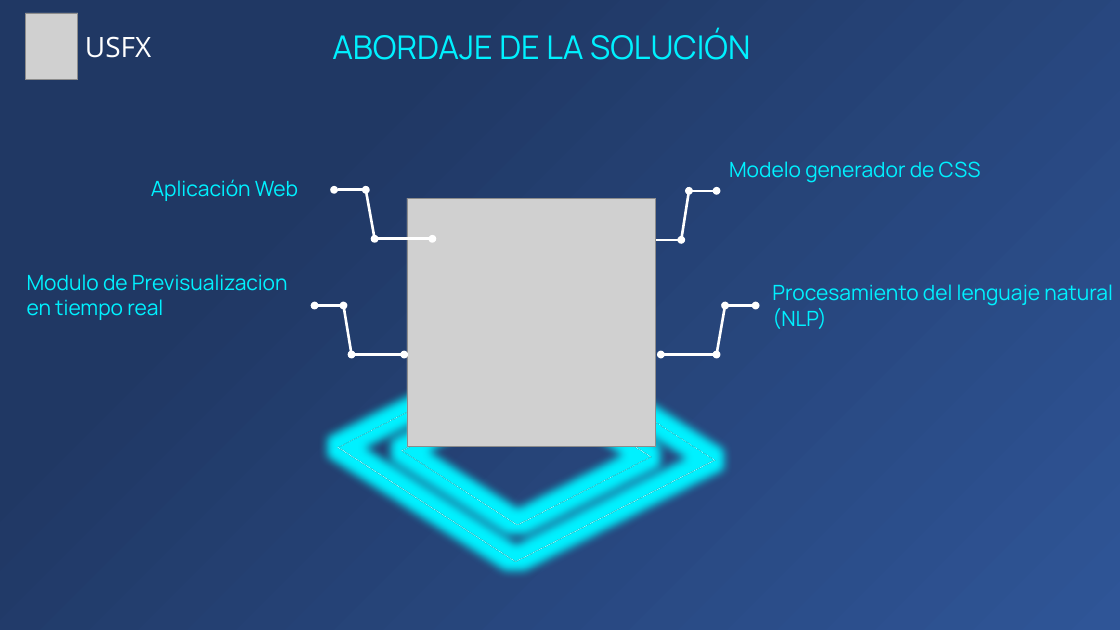
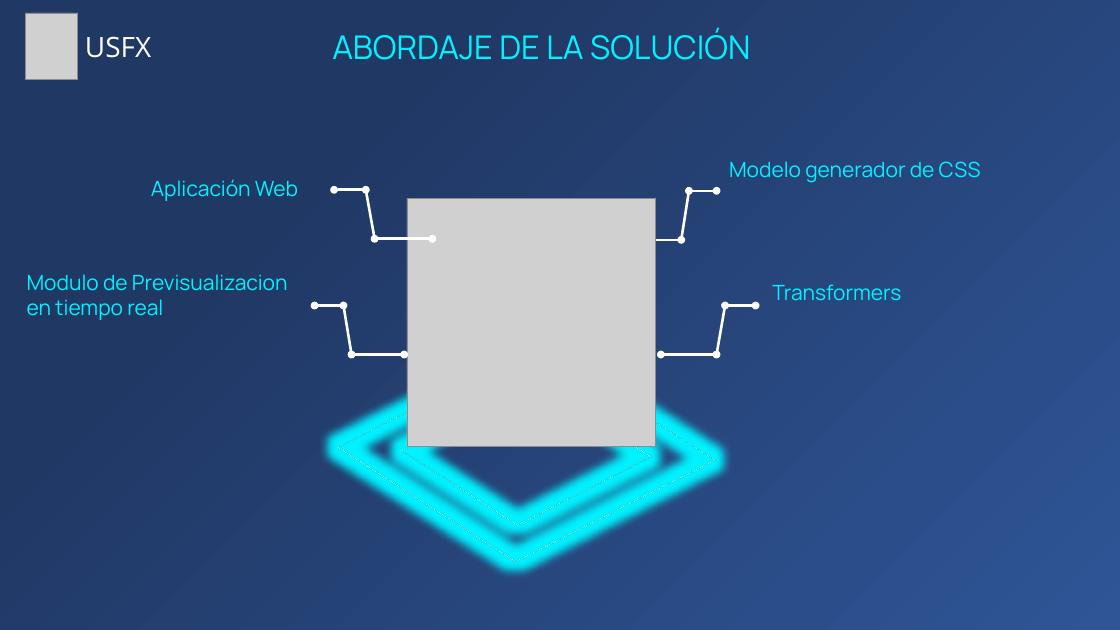
Before and after one commit to Zelechos/Generador-Css, a slide deck: slide 10 of documents/Presentación de Perfil - Modelo Generador CSS.pptx. Drawn at 1120x630 pixels with LibreOffice and Linux fonts; fonts in the diff are those of the drawing; grey boxes stand for pictures. Boxes give left, top, right and bottom in pixels: in the first picture for what was removed or moved away, otherwise in the second. Text is boxed around its words. In the diff, an @@ line names an element or a change of style, - is before the commit and + after.

```diff
--- a/documents/Presentación de Perfil - Modelo Generador CSS.pptx
+++ b/documents/Presentación de Perfil - Modelo Generador CSS.pptx
@@ text at (x1=772, y1=284, x2=901, y2=301): text changed @@
-Procesamiento del lenguaje natural (NLP)
+Transformers
```
Also in this commit, not shown: 16 other slides changed, 1 slide added, 7 slides removed, 1 other file.
